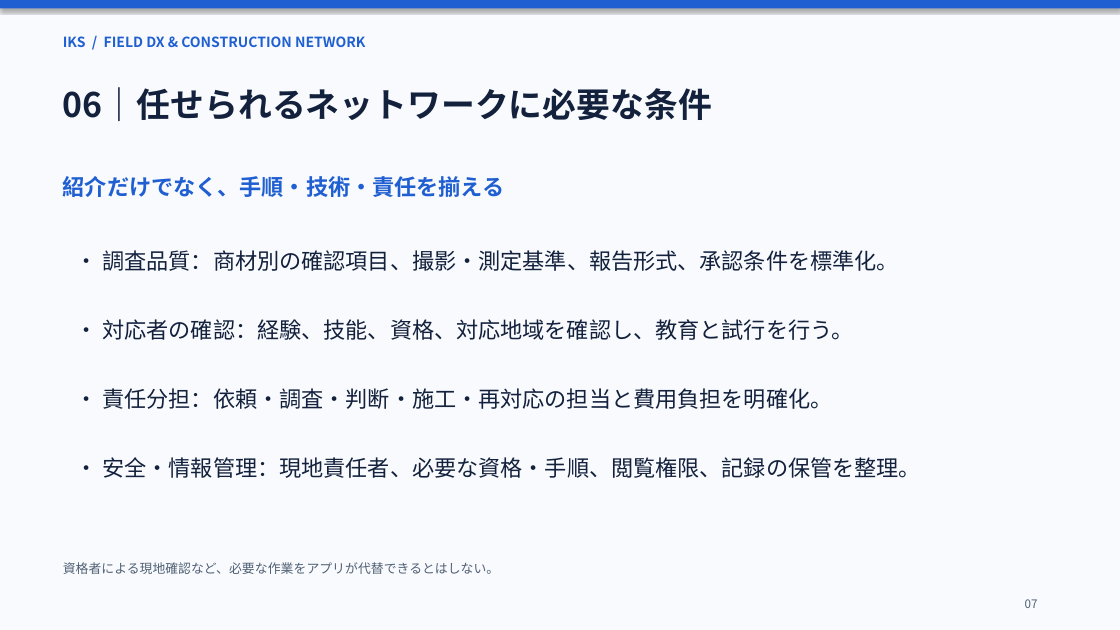
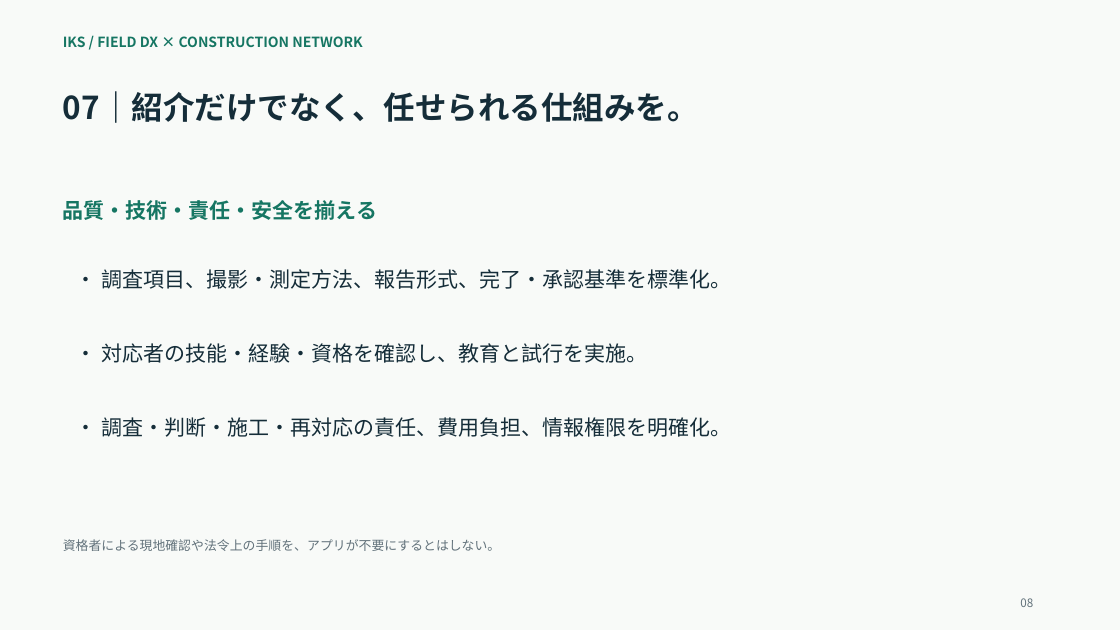
Before and after one commit to kametyosu/IKS-HP, a slide deck: slide 8 of proposal.pptx (slide 7 before the commit). Drawn at 1120x630 pixels with LibreOffice and Linux fonts; fonts in the diff are those of the drawing. Boxes give left, top, right and bottom in pixels: in the first picture for what was removed or moved away, otherwise in the second. Text is boxed around its words. In the diff, an @@ line names an element or a change of style, - is before the commit and + after.

```diff
--- a/proposal.pptx
+++ b/proposal.pptx
@@ background #F8FAFD to #F8FAF8 @@
@@ rectangle removed at (0,0,1120,8) @@
@@ text at (63,36,362,47): text changed; text colour #1F5FD1 to #167663 @@
-IKS / FIELD DX & CONSTRUCTION NETWORK
+IKS / FIELD DX × CONSTRUCTION NETWORK
@@ text at (63,91,699,123): text changed; size 29 to 27 pt; text colour #13213D to #152D39 @@
-06｜任せられるネットワークに必要な条件
+07｜紹介だけでなく、任せられる仕組みを。
@@ text at (63,200,377,220): text changed; size 19 to 18 pt; text colour #1F5FD1 to #167663 @@
-紹介だけでなく、手順・技術・責任を揃える
+品質・技術・責任・安全を揃える
@@ text at (101,269,731,289): text changed; size 19 to 18 pt; text colour #13213D to #152D39 @@
-• 調査品質：商材別の確認項目、撮影・測定基準、報告形式、承認条件を標準化。
+• 調査項目、撮影・測定方法、報告形式、完了・承認基準を標準化。
@@ text at (101,343,647,363): text changed; size 19 to 18 pt; text colour #13213D to #152D39 @@
-• 対応者の確認：経験、技能、資格、対応地域を確認し、教育と試行を行う。
+• 対応者の技能・経験・資格を確認し、教育と試行を実施。
@@ text at (101,417,731,437): text changed; size 19 to 18 pt; text colour #13213D to #152D39 @@
-• 責任分担：依頼・調査・判断・施工・再対応の担当と費用負担を明確化。
+• 調査・判断・施工・再対応の責任、費用負担、情報権限を明確化。
@@ text removed at (102,457,920,478) @@
-• 安全・情報管理：現地責任者、必要な資格・手順、閲覧権限、記録の保管を整理。
@@ text at (63,539,500,551): text changed; text colour #506074 to #62727B @@
-資格者による現地確認など、必要な作業をアプリが代替できるとはしない。
+資格者による現地確認や法令上の手順を、アプリが不要にするとはしない。
@@ text added at (1020,598,1033,607), 10 pt, text #62727B @@
+08
@@ text removed at (1025,599,1038,608) @@
-07
```
Also in this commit, not shown: 6 other slides changed, 3 slides added, 3 slides removed, 4 other files.
